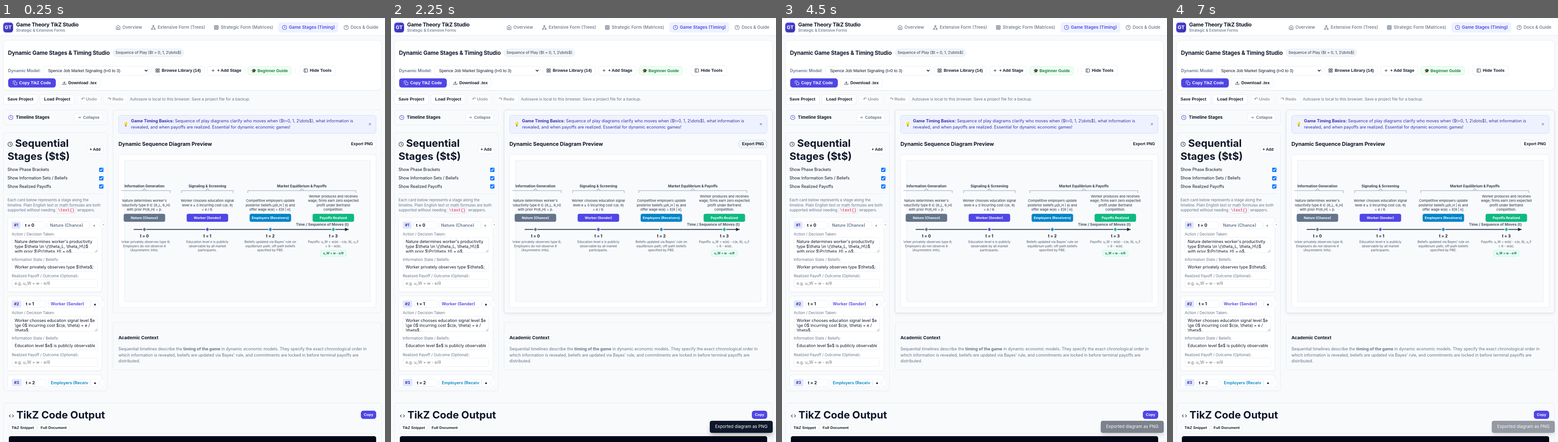
Above: before the commit, frames 1-4 (left to right).
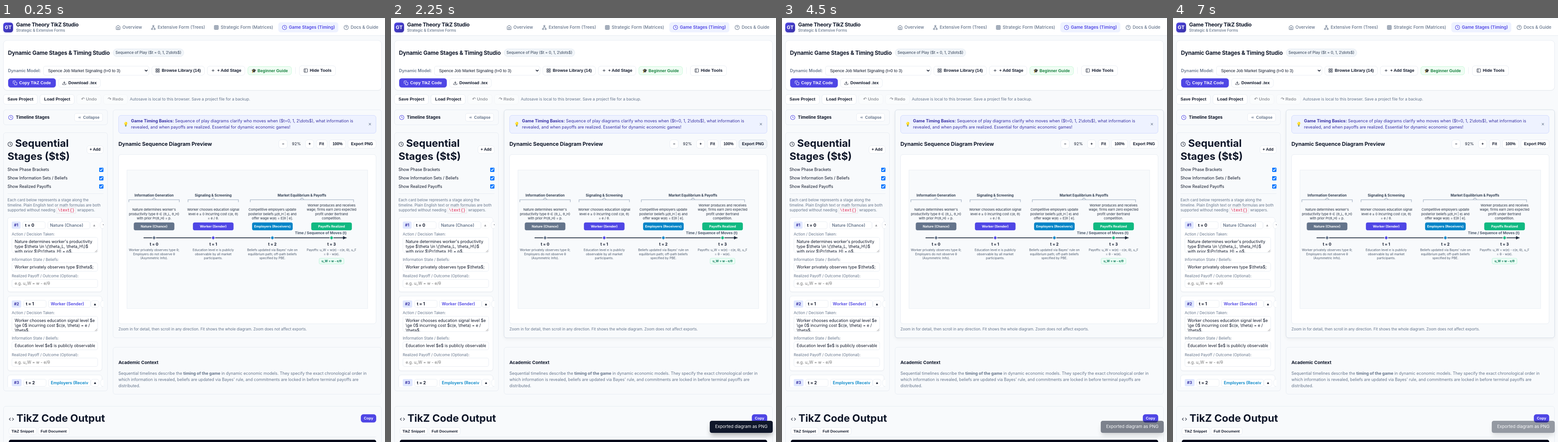
Above: after the commit, the same moments.

Repository: kochiuyu/GameTikzStudio
Game: browser game, page GameTiming.html
Two runs of this game, one before a commit and one after it. Both use one fixed random seed, a clock stepped at 60 frames per second and the inputs below.
Inputs (mouse positions are in pixels of both pictures, inside the frame that each line leads up to; where the layout moved, square brackets give the same spot in the first picture):
- Up to frame 1 (0.25 s): no input
- Up to frame 2 (2.25 s): click (637, 238) [637, 230] at 0.27 s; click (637, 255) [637, 246] at 1.07 s; tap Ctrl at 1.1, 1.6, 2.1 s; click (587, 225) [587, 217] at 1.67 s; click "Export PNG" at 2.02 s
- Up to frame 3 (4.5 s): click (1078, 217) [1078, 208] at 2.27 s; tap Ctrl every 0.5 s from 2.6 to 4.1 s; click (1066, 268) [1066, 259] at 2.87 s; click (966, 276) [966, 268] at 3.47 s; click (1028, 208) [1028, 200] at 4.07 s
- Up to frame 4 (7 s): click "Export PNG" at 4.52 s; tap Ctrl every 0.5 s from 4.6 to 6.6 s; click (1492, 246) [1496, 238] at 4.67 s; click (1346, 238) [1346, 230] at 5.27 s; click (1396, 289) [1396, 280] at 5.87 s; click (1446, 187) [1446, 179] at 6.47 s

The runs differ from the first frame. In frame 1, 6.4% of the frame differs, in the area x 2-98%, y 28-100%; in frame 2, 6.4%; in frame 3, 6.4%, in the area x 2-100%, y 28-100%; in frame 4, 6.4%.

Commit message:
Add scrollable timing preview with zoom and fit controls

Diff:
--- a/GameTiming.html
+++ b/GameTiming.html
@@ -59,6 +59,23 @@
       border-color: #38bdf8 !important;
       box-shadow: 0 0 0 2px rgba(56, 189, 248, 0.25) !important;
     }
+    .timing-preview-column { min-width: 0; width: 100%; }
+    .timing-preview-toolbar,
+    .timing-preview-controls { display: flex; align-items: center; flex-wrap: wrap; gap: 0.4rem; }
+    .timing-preview-toolbar { justify-content: space-between; margin-bottom: 0.75rem; }
+    .timing-preview-controls .btn-modern { font-size: 0.75rem; padding: 0.3rem 0.55rem; }
+    #timing-preview-zoom { min-width: 3.5em; text-align: center; font-size: 0.75rem; font-variant-numeric: tabular-nums; }
+    #timing-preview-viewport {
+      width: 100%; min-width: 0; height: clamp(240px, 55vh, 520px);
+      overflow: auto; background: #ffffff; border: 1px solid var(--color-border);
+      border-radius: 8px; overscroll-behavior: contain;
+    }
+    #timing-preview-viewport:focus-visible { outline: 2px solid #4f46e5; outline-offset: 2px; }
+    .timing-preview-stage {
+      display: flex; width: max-content; min-width: 100%; min-height: 100%;
+      padding: 16px; box-sizing: border-box;
+    }
+    #timing-canvas { display: block; flex: none; max-width: none; margin: auto; }
     .code-area-modern::selection,
     textarea#timing-tikz-code::selection,
     textarea#timing-standalone-code::selection {
@@ -259,7 +276,7 @@
       </aside>
 
       <!-- CENTER: Canvas Visualization -->
-      <div style="display: flex; flex-direction: column; gap: 1rem;">
+      <div class="timing-preview-column" style="display: flex; flex-direction: column; gap: 1rem;">
         <div class="control-card" id="workspace-canvas-card" style="padding: 1rem;">
           <!-- Beginner Tip Banner -->
           <div class="beginner-tip-banner tip-indigo" id="timing-beginner-tip" style="margin-bottom: 0.75rem;">
@@ -270,16 +287,24 @@
             <button type="button" onclick="document.getElementById('timing-beginner-tip').style.display='none';" style="background: none; border: none; cursor: pointer; color: #64748b; font-size: 1rem; line-height: 1;" title="Dismiss Tip">&times;</button>
           </div>
 
-          <div style="display: flex; justify-content: space-between; align-items: center; margin-bottom: 0.75rem;">
+          <div class="timing-preview-toolbar">
             <h2 style="font-size: 1rem; font-weight: 700; color: var(--color-text-main); margin: 0;">Dynamic Sequence Diagram Preview</h2>
-            <div style="display: flex; gap: 0.35rem;">
-              <button type="button" class="btn-modern btn-modern-secondary" onclick="exportTimingImage();" style="font-size: 0.75rem; padding: 0.25rem 0.55rem;">Export PNG</button>
+            <div class="timing-preview-controls" role="group" aria-label="Preview controls">
+              <button type="button" id="timing-preview-zoom-out" class="btn-modern btn-modern-secondary" onclick="GameTimingApp.zoomPreview(-1);" aria-label="Zoom out" title="Zoom out">−</button>
+              <output id="timing-preview-zoom" aria-live="polite" aria-label="Preview zoom">100%</output>
+              <button type="button" id="timing-preview-zoom-in" class="btn-modern btn-modern-secondary" onclick="GameTimingApp.zoomPreview(1);" aria-label="Zoom in" title="Zoom in">+</button>
+              <button type="button" id="timing-preview-fit" class="btn-modern btn-modern-secondary" onclick="GameTimingApp.fitPreview();" aria-pressed="true" title="Fit the whole diagram in the preview">Fit</button>
+              <button type="button" class="btn-modern btn-modern-secondary" onclick="GameTimingApp.resetPreviewZoom();" title="Show the diagram at its original size">100%</button>
+              <button type="button" class="btn-modern btn-modern-secondary" onclick="exportTimingImage();">Export PNG</button>
             </div>
           </div>
 
-          <div style="background: #ffffff; border: 1px solid var(--color-border); border-radius: 8px; overflow: hidden; display: flex; justify-content: center; align-items: center; padding: 0.5rem;">
-            <canvas id="timing-canvas" width="820" height="480" style="max-width: 100%; height: auto;"></canvas>
-          </div>
+          <div id="timing-preview-viewport" tabindex="0" role="region" aria-label="Game timing diagram preview" aria-describedby="timing-preview-help">
+            <div class="timing-preview-stage">
+              <canvas id="timing-canvas" width="820" height="480" aria-label="Sequence of game stages"></canvas>
+            </div>
+          </div>
+          <p id="timing-preview-help" style="font-size: 0.72rem; color: var(--color-text-muted); margin: 0.5rem 0 0;">Zoom in for detail, then scroll in any direction. Fit shows the whole diagram. Zoom does not affect exports.</p>
         </div>
 
         <div class="control-card" style="padding: 1rem; background: #f8fafc;">
--- a/js/game-timing.js
+++ b/js/game-timing.js
@@ -1072,6 +1072,63 @@
     return lines;
   }
 
+  // Preview scale is deliberately separate from model state and canvas pixels.
+  // Exports always read the full backing canvas, never the zoomed viewport.
+  var preview = { fit: true, zoom: 1, width: 820, height: 480 };
+  var MIN_PREVIEW_ZOOM = 0.1;
+  var MAX_PREVIEW_ZOOM = 3;
+
+  function updatePreview(resetScroll) {
+    var canvas = document.getElementById('timing-canvas');
+    var viewport = document.getElementById('timing-preview-viewport');
+    if (!canvas || !viewport) return;
+    var oldWidth = parseFloat(canvas.style.width) || preview.width;
+    var oldHeight = parseFloat(canvas.style.height) || preview.height;
+    var viewWidth = viewport.clientWidth || viewport.offsetWidth - 2;
+    var viewHeight = viewport.clientHeight || viewport.offsetHeight - 2;
+    var centerX = (viewport.scrollLeft + viewWidth / 2 - Math.max(16, (viewWidth - oldWidth) / 2)) / oldWidth;
+    var centerY = (viewport.scrollTop + viewHeight / 2 - Math.max(16, (viewHeight - oldHeight) / 2)) / oldHeight;
+    if (preview.fit) {
+      // Use the border box so scrollbars cannot cause a resize feedback loop.
+      preview.zoom = Math.min(1,
+        Math.max(1, viewport.offsetWidth - 34) / preview.width,
+        Math.max(1, viewport.offsetHeight - 34) / preview.height);
+    }
+    canvas.style.width = (preview.width * preview.zoom) + 'px';
+    canvas.style.height = (preview.height * preview.zoom) + 'px';
+    var label = document.getElementById('timing-preview-zoom');
+    if (label) label.textContent = Math.round(preview.zoom * 100) + '%';
+    var zoomOut = document.getElementById('timing-preview-zoom-out');
+    var zoomIn = document.getElementById('timing-preview-zoom-in');
+    var fit = document.getElementById('timing-preview-fit');
+    if (zoomOut) zoomOut.disabled = preview.zoom <= MIN_PREVIEW_ZOOM;
+    if (zoomIn) zoomIn.disabled = preview.zoom >= MAX_PREVIEW_ZOOM;
+    if (fit) fit.setAttribute('aria-pressed', String(preview.fit));
+    if (resetScroll || preview.fit) {
+      viewport.scrollLeft = 0;
+      viewport.scrollTop = 0;
+    } else {
+      // Keep the inspected part near the center as zoom changes. Let the browser
+      // clamp scrolling at the edges, which also keeps the origin reachable.
+      viewWidth = viewport.clientWidth || viewport.offsetWidth - 2;
+      viewHeight = viewport.clientHeight || viewport.offsetHeight - 2;
+      var newWidth = preview.width * preview.zoom;
+      var newHeight = preview.height * preview.zoom;
+      viewport.scrollLeft = Math.max(0, centerX * newWidth + Math.max(16, (viewWidth - newWidth) / 2) - viewWidth / 2);
+      viewport.scrollTop = Math.max(0, centerY * newHeight + Math.max(16, (viewHeight - newHeight) / 2) - viewHeight / 2);
+    }
+  }
+
+  function zoomPreview(direction) {
+    if (direction !== -1 && direction !== 1) return;
+    // Fit may be smaller than the manual minimum for unusually tall diagrams.
+    if (direction < 0 && preview.zoom <= MIN_PREVIEW_ZOOM) return;
+    preview.fit = false;
+    preview.zoom = Math.max(MIN_PREVIEW_ZOOM, Math.min(MAX_PREVIEW_ZOOM,
+      preview.zoom * (direction > 0 ? 1.25 : 0.8)));
+    updatePreview(false);
+  }
+
   // HTML5 Canvas Rendering
   function renderCanvas() {
     var canvas = document.getElementById("timing-canvas");
@@ -1085,8 +1142,9 @@
     var n = stages.length;
 
     var dpr = window.devicePixelRatio || 1;
-    var rect = canvas.getBoundingClientRect();
-    var width = Math.max(rect.width || 820, 820);
+    var viewport = document.getElementById('timing-preview-viewport');
+    // Never derive drawing dimensions from the CSS-zoomed canvas itself.
+    var width = Math.max(viewport ? viewport.offsetWidth - 34 : 820, 820);
     // Start from a stable base; the previous intrinsic canvas height may include
     // expanded phase labels and must not cause growth on repeated renders.
     var height = 480;
@@ -1094,7 +1152,8 @@
     if (n === 0) return;
 
     // Responsive Geometry & Column Widths
-    var marginL = n >= 5 ? 60 : 75;
+    // Keep the first centered text column inside the canvas, even at full size.
+    var marginL = 100;
     var marginR = n >= 5 ? 110 : 130;
     var availW = width - marginL - marginR;
     var stepX = n > 1 ? (availW / (n - 1)) : (availW / 2);
@@ -1310,6 +1369,9 @@
         ctx.fillText(cleanPayoff, x, payoffY + 3.5);
       }
     });
+    preview.width = width;
+    preview.height = height;
+    updatePreview(false);
   }
 
   function roundRect(ctx, x, y, width, height, radius, fill, stroke) {
@@ -1400,6 +1462,9 @@
   }
 
   var GameTimingApp = {
+    zoomPreview: zoomPreview,
+    fitPreview: function() { preview.fit = true; updatePreview(true); },
+    resetPreviewZoom: function() { preview.fit = false; preview.zoom = 1; updatePreview(true); },
     generateTikZCode: generateTikZCode,
     getState: function() { return timingState; },
     normalizePhases: normalizePhases,
@@ -1462,6 +1527,17 @@
 
   window.addEventListener('DOMContentLoaded', function() {
     renderAll();
+    var viewport = document.getElementById('timing-preview-viewport');
+    if (viewport && window.ResizeObserver) {
+      var lastWidth = viewport.offsetWidth;
+      var lastHeight = viewport.offsetHeight;
+      new window.ResizeObserver(function() {
+        if (viewport.offsetWidth === lastWidth && viewport.offsetHeight === lastHeight) return;
+        lastWidth = viewport.offsetWidth;
+        lastHeight = viewport.offsetHeight;
+        renderCanvas();
+      }).observe(viewport);
+    }
   });
 
   var resizeTimeout;
--- /dev/null
+++ b/tests/timing-preview.test.js
@@ -0,0 +1,148 @@
+import test from 'node:test';
+import assert from 'node:assert/strict';
+import { loadBrowser } from './browser.js';
+
+function previewFixture({ width = 654, height = 514, dpr = 1 } = {}) {
+  const context = loadBrowser('game-timing.js');
+  const commands = [];
+  const draw = new Proxy({ measureText: text => ({ width: text.length * 6 }) }, {
+    get: (target, key) => target[key] ?? ((...args) => commands.push([key, ...args]))
+  });
+  const canvas = {
+    style: {}, getContext: () => draw,
+    getBoundingClientRect() { throw new Error('Drawing must not depend on the zoomed canvas'); }
+  };
+  const viewport = { offsetWidth: width, offsetHeight: height, scrollLeft: 0, scrollTop: 0 };
+  const elements = {
+    'timing-canvas': canvas,
+    'timing-preview-viewport': viewport,
+    'timing-preview-zoom': {},
+    'timing-preview-zoom-in': {},
+    'timing-preview-zoom-out': {},
+    'timing-preview-fit': { setAttribute(key, value) { this[key] = value; } }
+  };
+  context.document.getElementById = id => elements[id] || null;
+  context.devicePixelRatio = dpr;
+  const app = context.GameTimingApp;
+  app.renderAll();
+  return { app, canvas, viewport, elements, commands };
+}
+
+test('preview fits the full diagram inside both viewport dimensions', () => {
+  const { canvas, viewport, elements } = previewFixture();
+  assert.equal(canvas.width, 820);
+  assert.equal(canvas.height, 480);
+  assert.equal(parseFloat(canvas.style.width), viewport.offsetWidth - 34);
+  assert.ok(parseFloat(canvas.style.height) <= viewport.offsetHeight - 34);
+  assert.equal(elements['timing-preview-zoom'].textContent, '76%');
+  assert.equal(elements['timing-preview-fit']['aria-pressed'], 'true');
+});
+
+test('first-stage wrapped labels remain inside the canvas border', () => {
+  const { commands } = previewFixture();
+  const labels = commands.filter(([method, , x]) => method === 'fillText' && x === 100);
+  assert.ok(labels.length > 0);
+  assert.ok(labels.every(([, text, x]) => x - text.length * 6 / 2 >= 10));
+});
+
+test('zoom changes only presentation, retaining full export pixels, model and TikZ', () => {
+  const { app, canvas, commands } = previewFixture({ dpr: 2 });
+  const model = JSON.stringify(app.getState());
+  const code = app.generateTikZCode(true);
+  const drawing = JSON.stringify(commands);
+  app.resetPreviewZoom();
+  assert.equal(canvas.style.width, '820px');
+  assert.equal(canvas.style.height, '480px');
+  app.zoomPreview(1);
+  app.zoomPreview(1);
+  assert.equal(canvas.style.width, '1281.25px');
+  assert.equal(canvas.width, 1640);
+  assert.equal(canvas.height, 960);
+  assert.equal(JSON.stringify(commands), drawing, 'zoom must not redraw or resize backing pixels');
+  commands.length = 0;
+  app.renderAll();
+  assert.equal(JSON.stringify(commands), drawing, 'rendering while zoomed must preserve export geometry');
+  assert.equal(canvas.style.width, '1281.25px');
+  assert.equal(JSON.stringify(app.getState()), model);
+  assert.equal(app.generateTikZCode(true), code);
+});
+
+test('zoom limits disable the matching controls and reset restores the origin', () => {
+  const { app, canvas, viewport, elements } = previewFixture();
+  for (let i = 0; i < 50; i++) app.zoomPreview(1);
+  assert.equal(elements['timing-preview-zoom'].textContent, '300%');
+  assert.equal(elements['timing-preview-zoom-in'].disabled, true);
+  assert.equal(elements['timing-preview-fit']['aria-pressed'], 'false');
+  for (let i = 0; i < 50; i++) app.zoomPreview(-1);
+  assert.equal(elements['timing-preview-zoom'].textContent, '10%');
+  assert.equal(elements['timing-preview-zoom-out'].disabled, true);
+  assert.equal(elements['timing-preview-zoom-in'].disabled, false);
+  viewport.scrollLeft = 100;
+  viewport.scrollTop = 200;
+  app.resetPreviewZoom();
+  assert.equal(canvas.style.width, '820px');
+  assert.equal(viewport.scrollLeft, 0);
+  assert.equal(viewport.scrollTop, 0);
+  assert.equal(elements['timing-preview-zoom-out'].disabled, false);
+});
+
+test('zoom preserves the point in the middle of a scrolled preview', () => {
+  const { app, viewport } = previewFixture();
+  app.resetPreviewZoom();
+  viewport.scrollLeft = 80;
+  app.zoomPreview(1);
+  assert.equal(viewport.scrollLeft, 177.5);
+  assert.equal(viewport.scrollTop, 60);
+  app.zoomPreview(-1);
+  assert.equal(viewport.scrollLeft, 80);
+  assert.equal(viewport.scrollTop, 0);
+});
+
+test('Fit recovers the complete diagram after scrolling, resizing and model edits', () => {
+  const { app, canvas, viewport, elements } = previewFixture();
+  app.zoomPreview(1);
+  viewport.scrollLeft = 250;
+  viewport.scrollTop = 150;
+  viewport.offsetWidth = 354;
+  viewport.offsetHeight = 274;
+  app.fitPreview();
+  assert.ok(parseFloat(canvas.style.width) <= 320);
+  assert.ok(parseFloat(canvas.style.height) <= 240);
+  assert.equal(viewport.scrollLeft, 0);
+  assert.equal(viewport.scrollTop, 0);
+  app.getState().phases[0].name = 'LongPhaseName'.repeat(50);
+  app.renderAll();
+  assert.ok(canvas.height > 480);
+  assert.ok(parseFloat(canvas.style.height) <= 240);
+  assert.equal(elements['timing-preview-fit']['aria-pressed'], 'true');
+  const height = canvas.height;
+  app.renderAll();
+  assert.equal(canvas.height, height, 'fit must not compound dimensions on rerender');
+});
+
+test('large panels use viewport dimensions rather than a previously zoomed canvas', () => {
+  const { app, canvas, viewport } = previewFixture({ width: 1234, height: 514 });
+  assert.equal(canvas.width, 1200);
+  app.resetPreviewZoom();
+  app.zoomPreview(1);
+  assert.equal(canvas.style.width, '1500px');
+  app.renderAll();
+  assert.equal(canvas.width, 1200);
+  viewport.offsetWidth = 1034;
+  app.renderAll();
+  assert.equal(canvas.width, 1000);
+  assert.equal(canvas.style.width, '1250px');
+});
+
+test('very tall diagrams can fit below the manual minimum without zooming out upwards', () => {
+  const { app, canvas, elements } = previewFixture({ height: 274 });
+  app.getState().phases[0].name = 'LongPhaseName'.repeat(500);
+  app.renderAll();
+  const fitHeight = canvas.style.height;
+  assert.ok(parseInt(elements['timing-preview-zoom'].textContent) < 10);
+  app.zoomPreview(-1);
+  assert.equal(canvas.style.height, fitHeight);
+  assert.equal(elements['timing-preview-fit']['aria-pressed'], 'true');
+  app.zoomPreview(1);
+  assert.equal(elements['timing-preview-zoom'].textContent, '10%');
+});
--- a/tests/timing-reliability.test.js
+++ b/tests/timing-reliability.test.js
@@ -152,7 +152,7 @@
   const canvas = { getContext: () => draw, getBoundingClientRect: () => ({ width: 820, height: 480 }) };
   context.document.getElementById = id => id === 'timing-canvas' ? canvas : null;
   context.GameTimingApp.moveStage(1, 1);
-  for (const x of [280, 690]) {
+  for (const x of [100 + 590 / 3, 690]) {
     const group = labels.filter(label => label.x === x);
     assert.equal(group.map(label => label.text).join(' '), 'Market Equilibrium & Payoffs');
     assert.ok(group.length > 1);
@@ -180,7 +180,7 @@
   app.renderAll();
   assert.ok(canvas.height > 480);
   assert.ok(labels.every(label => label.y >= 20));
-  assert.ok(labels.filter(label => label.x === 75).every(label => label.text.length * 6 <= 158));
+  assert.ok(labels.filter(label => label.x === 100).every(label => label.text.length * 6 <= 158));
   const height = canvas.height;
   app.renderAll();
   assert.equal(canvas.height, height);
Not shown, changed: VALIDATION.md
